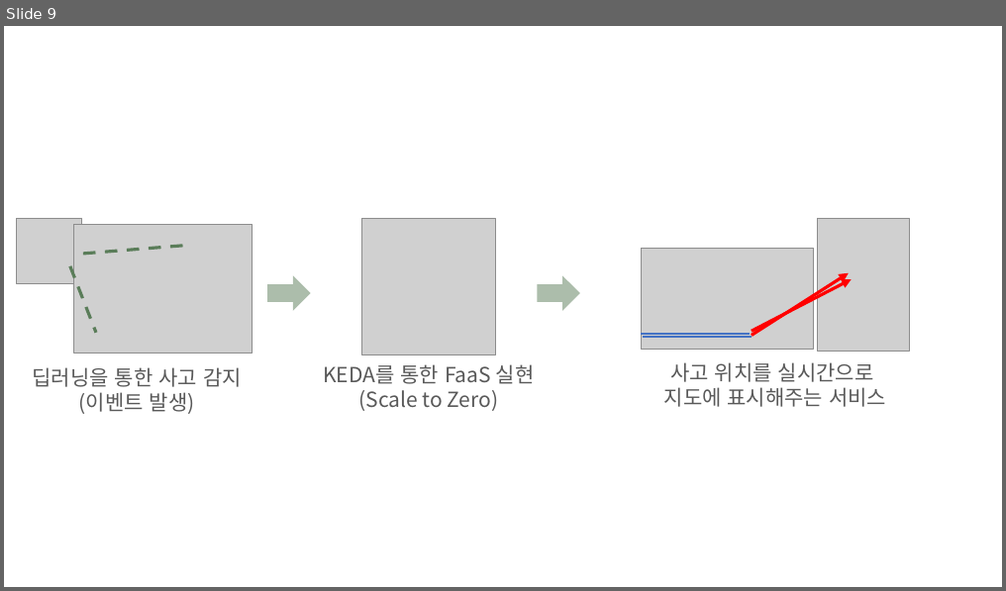
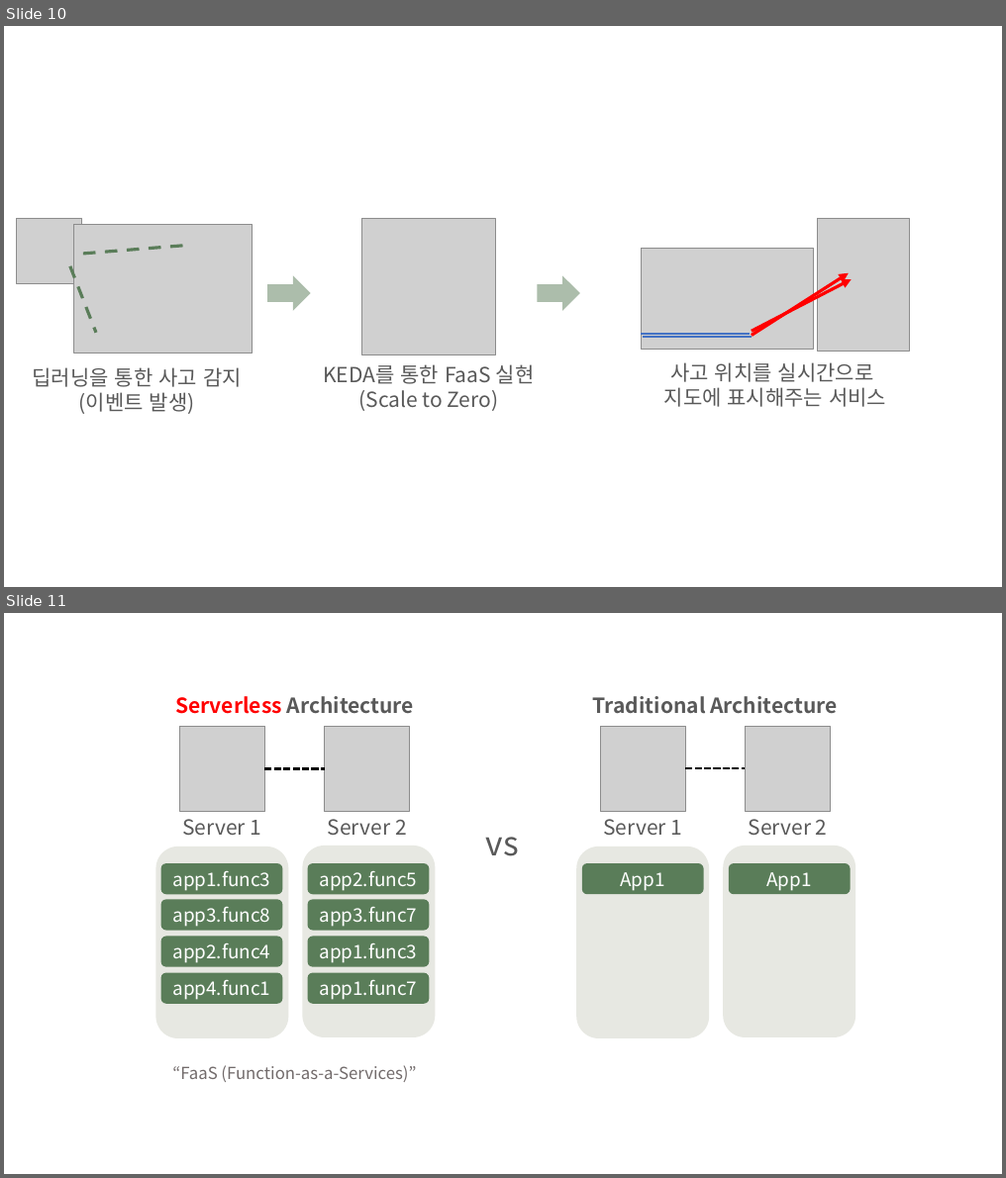
Before and after one commit to dohyunKim12/FaaS-Soong, a slide deck: doc/사진, 동영상 자료/그림양식.pptx. Shown one above the other, each under a label of ours: slide 9 before the commit, slides 10 and 11 after it. The pictures are 1006x591 and 1006x1178 pixels, drawn with LibreOffice and Linux fonts; fonts in the diff are those of the drawing; grey boxes stand for pictures. Boxes give left, top, right and bottom in pixels: in the first picture for what was removed or moved away, otherwise in the second. Text is boxed around its words. In the diff, an @@ line names an element or a change of style, - is before the commit and + after.

```diff
--- a/doc/사진, 동영상 자료/그림양식.pptx
+++ b/doc/사진, 동영상 자료/그림양식.pptx
@@ slide 11 added at bbox=[4, 613, 1002, 1174], background #FFFFFF @@
@@ group added at bbox=[156, 696, 856, 1082]: 14 rounded rectangles, 8 texts, 4 pictures, 2 lines @@
+Server 1
+Server 2
+app1.func3
+app3.func8
+app2.func4
+app4.func1
+app2.func5
+app3.func7
+app1.func3
+app1.func7
+Serverless Architecture
+Server 1
+Server 2
+App1
+App1
+Traditional Architecture
+vs
+“FaaS (Function-as-a-Services)”
@@ what was slide 9 is now slide 10 @@
```
Also in this commit, not shown: 1 slide changed, 4 other slides added, 3 other files.
